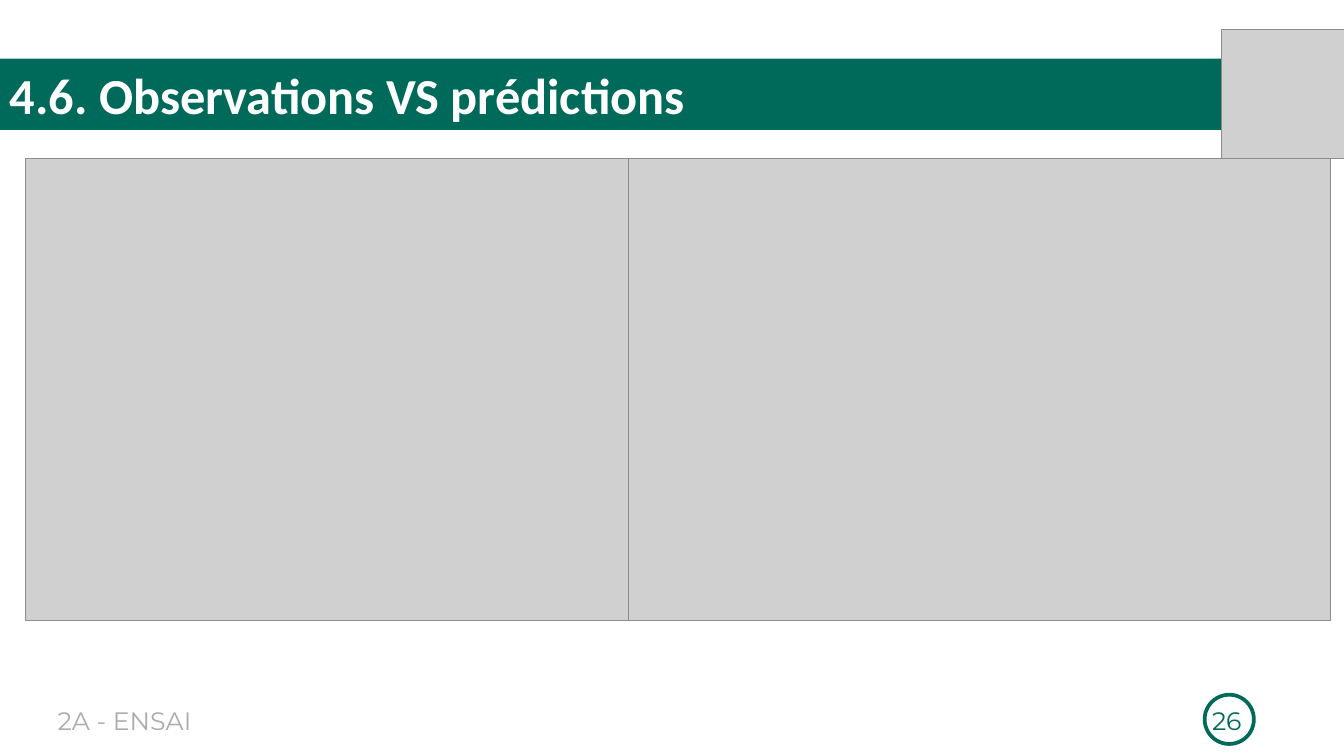
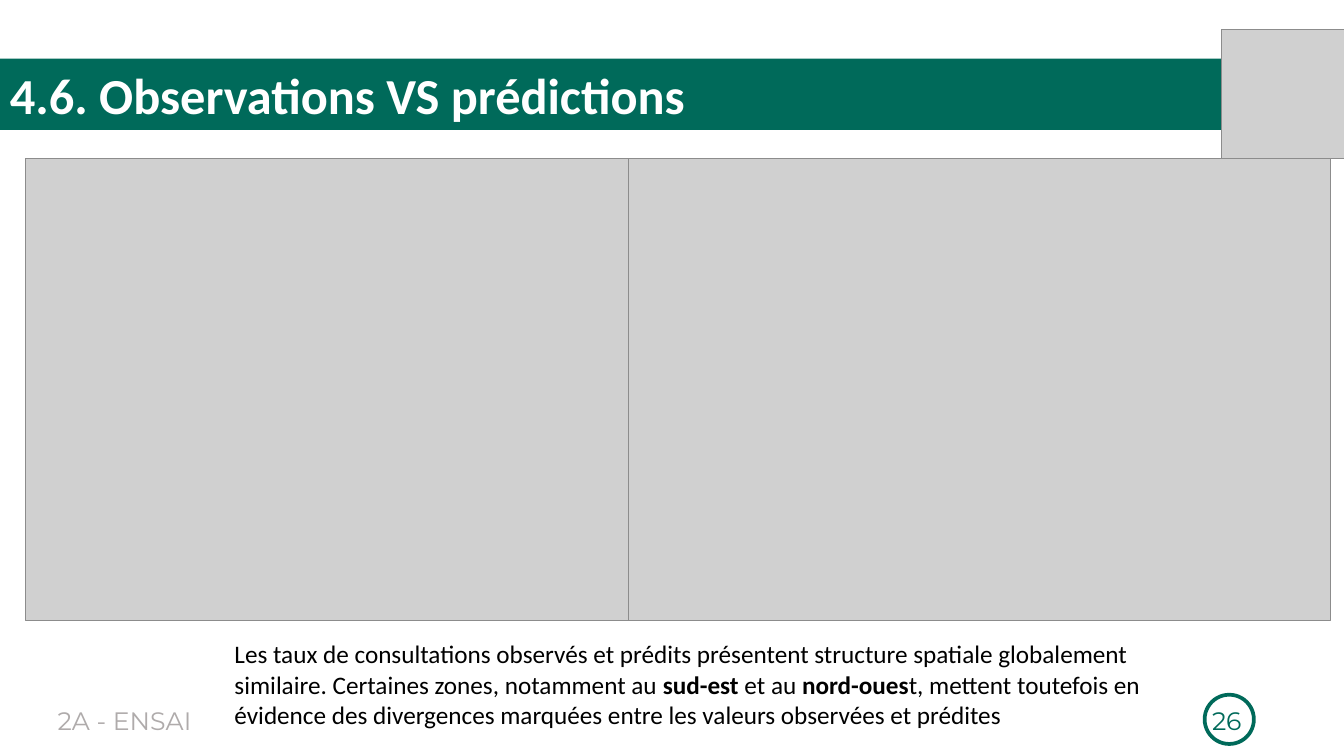
Before and after one commit to Richard-GOZAN/Projet-Stat-2A-Ensai, a slide deck: slide 26 of Présentation/Soutenance_Groupe25.pptx. Drawn at 1344x756 pixels with LibreOffice and Linux fonts; fonts in the diff are those of the drawing; grey boxes stand for pictures. Boxes give left, top, right and bottom in pixels: in the first picture for what was removed or moved away, otherwise in the second. Text is boxed around its words. In the diff, an @@ line names an element or a change of style, - is before the commit and + after.

```diff
--- a/Présentation/Soutenance_Groupe25.pptx
+++ b/Présentation/Soutenance_Groupe25.pptx
@@ text added at <box>234,645,1140,729</box>, 18 pt, text #000000 @@
+Les taux de consultations observés et prédits présentent structure spatiale globalement similaire. Certaines zones, notamment au sud-est et au nord-ouest, mettent toutefois en évidence des divergences marquées entre les valeurs observées et prédites
```
Also in this commit, not shown: 5 other slides changed.
